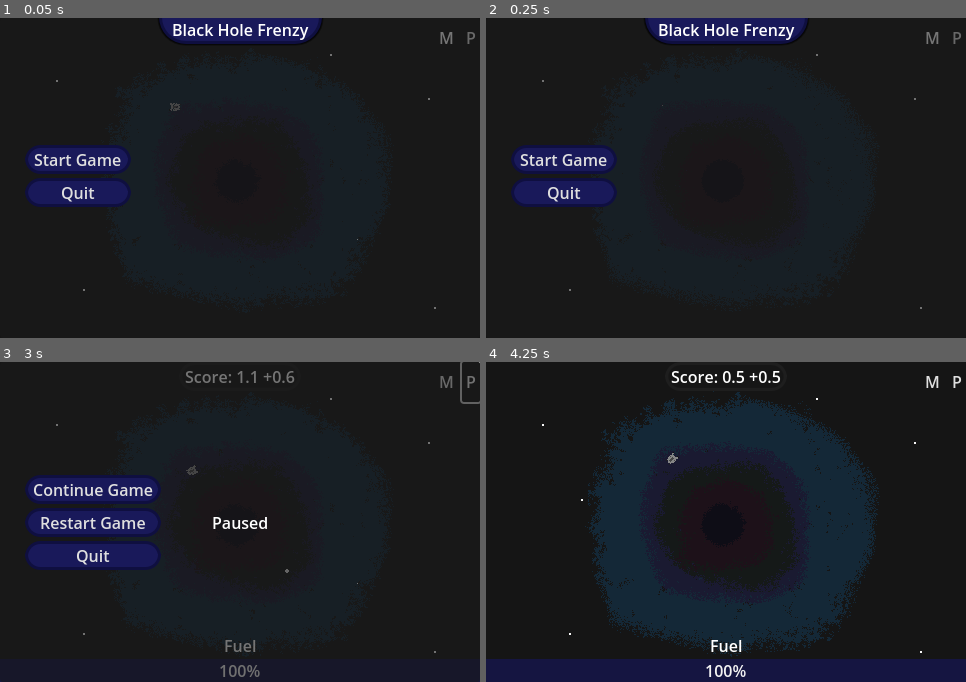
Above: before the commit, frames 1-4 (two rows, left to right).
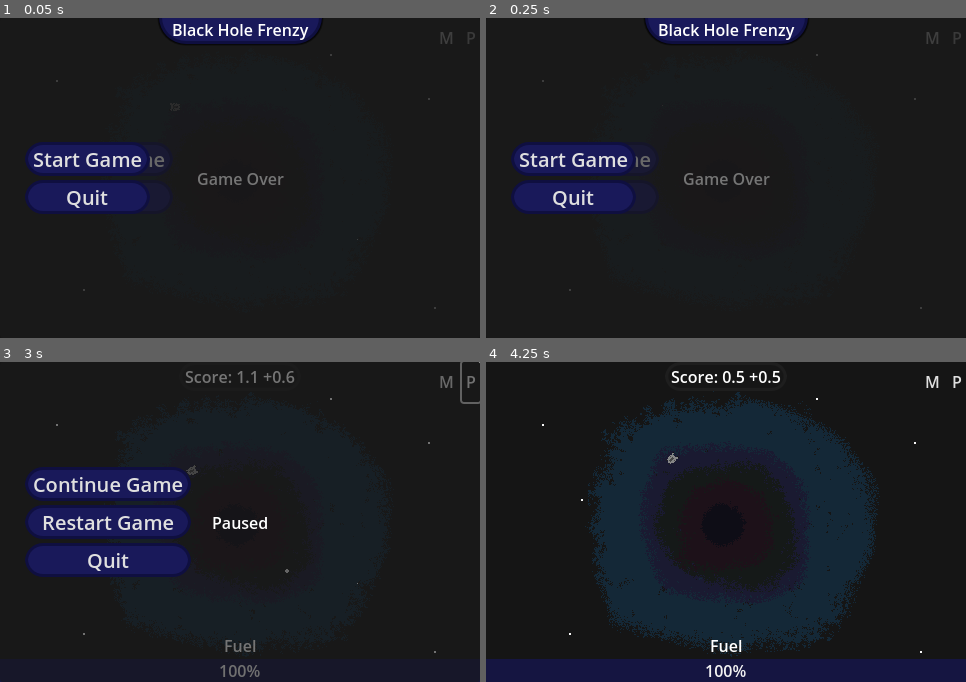
Above: after the commit, the same moments.

Repository: maiconpintoabreu/black_hole_frenzy
Game: Godot game, scene res://level.tscn
Same seed, same stepped clock (60 frames per second), same inputs: the game is played once before the commit and once after it.
Inputs:
- Up to frame 1 (0.05 s): no input
- Up to frame 2 (0.25 s): no input
- Up to frame 3 (3 s): click "Start Game" at 0.5 s; hold Right (ui_right) 1.28-2 s; click "M" at 2 s; click "P" at 2.75 s
- Up to frame 4 (4.25 s): click "Restart Game" at 3.5 s

The runs differ from the first frame. In frame 1, 3.5% of the frame differs, in the area x 5-99%, y 4-91%; in frame 2, 3.5%; in frame 3, 7.0%, in the area x 5-40%, y 32-68%; in frame 4, nothing differs.

Commit message:
improve ui

Diff:
--- a/button_theme.tres
+++ b/button_theme.tres
@@ -75,6 +75,7 @@
 bg_color = Color(0.0980392, 0.0980392, 0.352941, 0.682353)
 
 [resource]
+Button/font_sizes/font_size = 20
 Button/styles/disabled = SubResource("StyleBoxFlat_3erxc")
 Button/styles/focus = SubResource("StyleBoxFlat_soa7s")
 Button/styles/hover = SubResource("StyleBoxFlat_l7sko")
--- a/level.tscn
+++ b/level.tscn
@@ -282,7 +282,6 @@
 flat = true
 
 [node name="GameOverPanel" type="Panel" parent="CanvasLayer"]
-visible = false
 anchors_preset = 15
 anchor_right = 1.0
 anchor_bottom = 1.0
